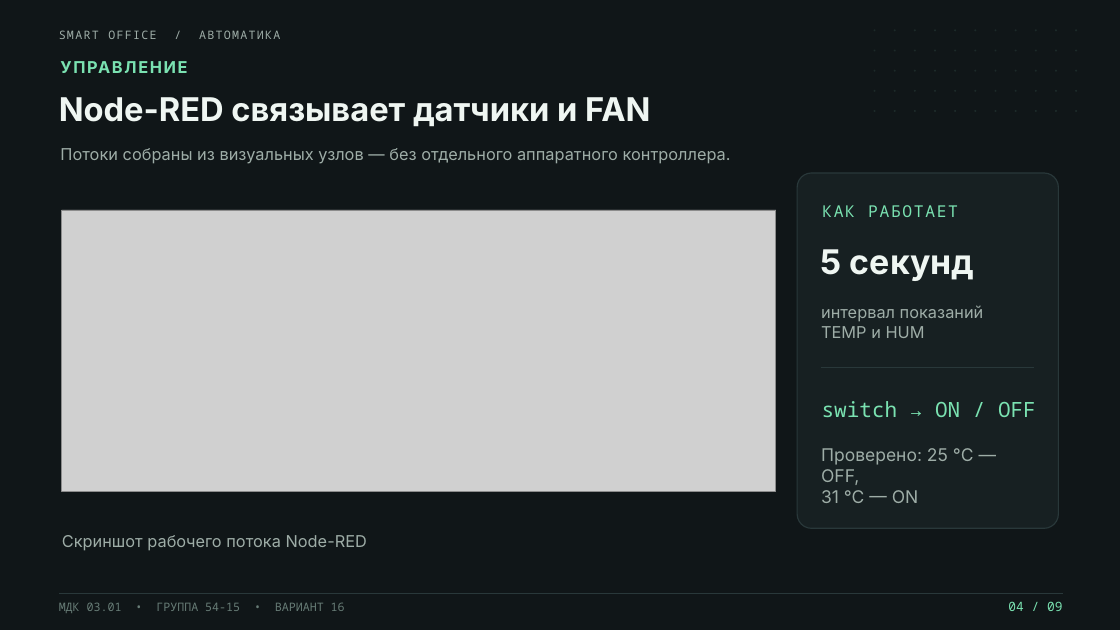
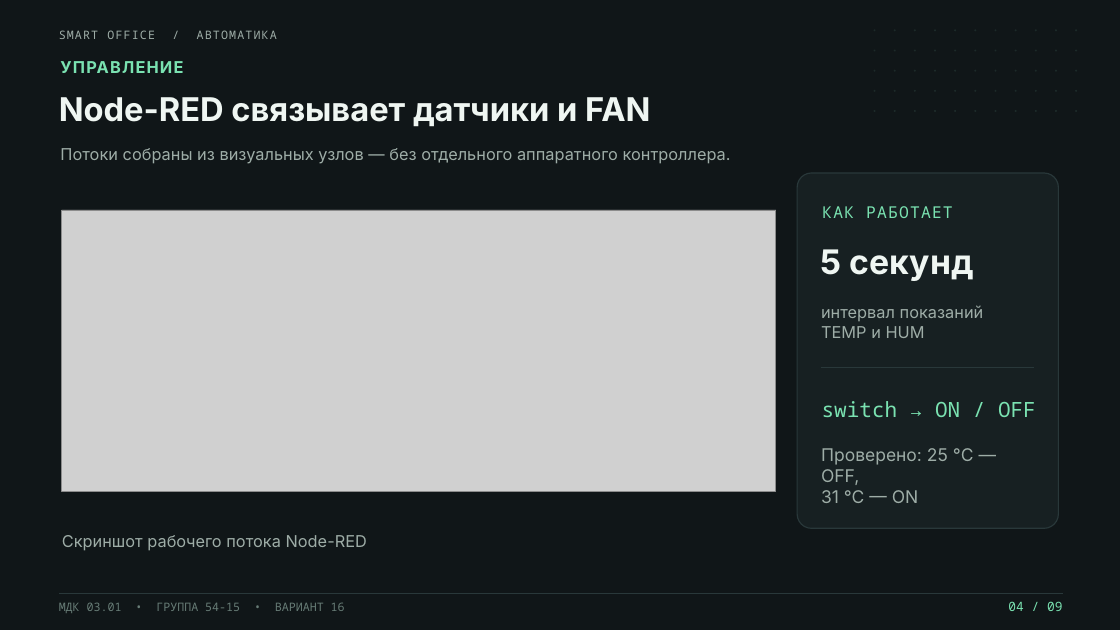
Before and after one commit to Crypton359/smart-office, a slide deck: slide 4 of deliverables/Presentation.pptx. Drawn at 1120x630 pixels with LibreOffice and Linux fonts; fonts in the diff are those of the drawing; grey boxes stand for pictures. Boxes give left, top, right and bottom in pixels: in the first picture for what was removed or moved away, otherwise in the second. Text is boxed around its words. In the diff, an @@ line names an element or a change of style, - is before the commit and + after.

```diff
--- a/deliverables/Presentation.pptx
+++ b/deliverables/Presentation.pptx
@@ text "SMART OFFICE / АВТОМАТИКА" at <box>59,30,277,39</box>: letter spacing 1.1 to 1 pt @@
@@ text "УПРАВЛЕНИЕ" at <box>60,61,183,73</box>: letter spacing 1.4 to 1 pt @@
@@ text "КАК РАБОТАЕТ" at <box>822,206,953,218</box>: letter spacing 1.4 to 1 pt @@
```
Also in this commit, not shown: 8 other slides changed, 5 other files.
